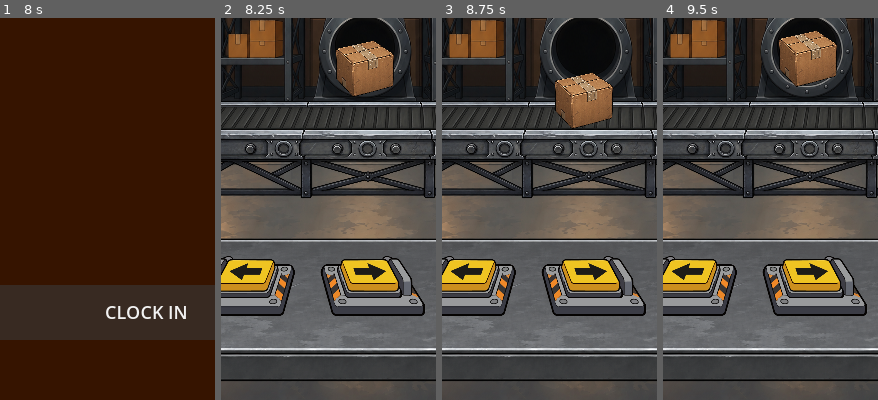
Above: before the commit, frames 1-4 (left to right).
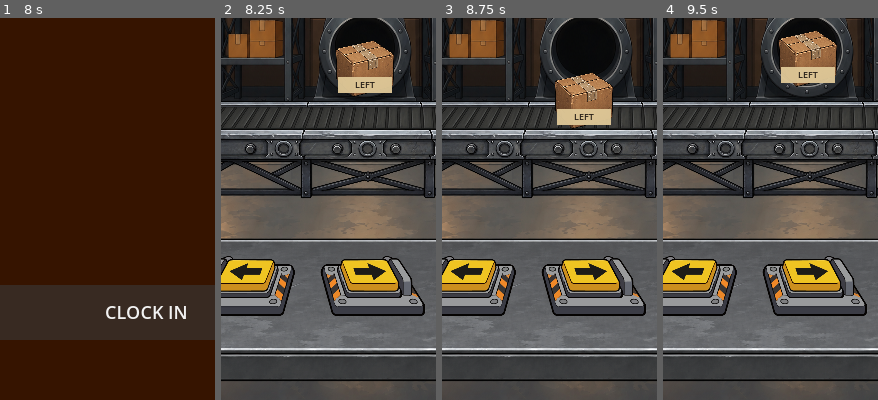
Above: after the commit, the same moments.

Repository: patrickcallahancomedy/comedian
Game: Godot game, scene res://scenes/story/opening_story.tscn
Two runs of this game, one before a commit and one after it. Both use one fixed random seed, a clock stepped at 60 frames per second and the inputs below.
Inputs (mouse positions are % of the whole screen's width and height, from its top left):
- Up to frame 1 (8 s): click "CONTINUE" at 0.5 s; click "CONTINUE" at 1.25 s; click "CONTINUE" at 2 s; tap Enter at 2.75, 6.5 s; tap Space at 3.5, 7.25 s; click "CONTINUE" at 4.25 s; click "CONTINUE" at 5 s; click "CONTINUE" at 5.75 s
- Up to frame 2 (8.25 s): click "CLOCK IN" at 8 s
- Up to frame 3 (8.75 s): no input
- Up to frame 4 (9.5 s): click (22, 84) at 8.75 s
The pictures show only the part of the screen within x 16-66%, y 50-100%; the shares and areas given below are measured in that part.

Frame 1 is identical in both runs. In frame 2, 1.1% of the frame differs, in the area x 54-80%, y 15-20%; in frame 3, 1.1%; in frame 4, 1.1%.

Commit message:
Add destination label to Boxes

Diff:
--- a/godot/scenes/boxes/boxes_module.tscn
+++ b/godot/scenes/boxes/boxes_module.tscn
@@ -137,6 +137,29 @@
 expand_mode = 1
 stretch_mode = 5
 
+[node name="DestinationTag" type="ColorRect" parent="GameplayLayer/BoxCurrent"]
+layout_mode = 0
+offset_left = 8.0
+offset_top = 43.0
+offset_right = 62.0
+offset_bottom = 59.0
+mouse_filter = 2
+color = Color(0.87, 0.78, 0.59, 0.96)
+
+[node name="DestinationLabel" type="Label" parent="GameplayLayer/BoxCurrent/DestinationTag"]
+layout_mode = 1
+anchors_preset = 15
+anchor_right = 1.0
+anchor_bottom = 1.0
+grow_horizontal = 2
+grow_vertical = 2
+mouse_filter = 2
+theme_override_colors/font_color = Color(0.16, 0.13, 0.1, 1)
+theme_override_font_sizes/font_size = 9
+text = "LEFT"
+horizontal_alignment = 1
+vertical_alignment = 1
+
 [node name="BoxRouted" type="TextureRect" parent="GameplayLayer" unique_id=764018904]
 layout_mode = 1
 offset_left = 175.0
